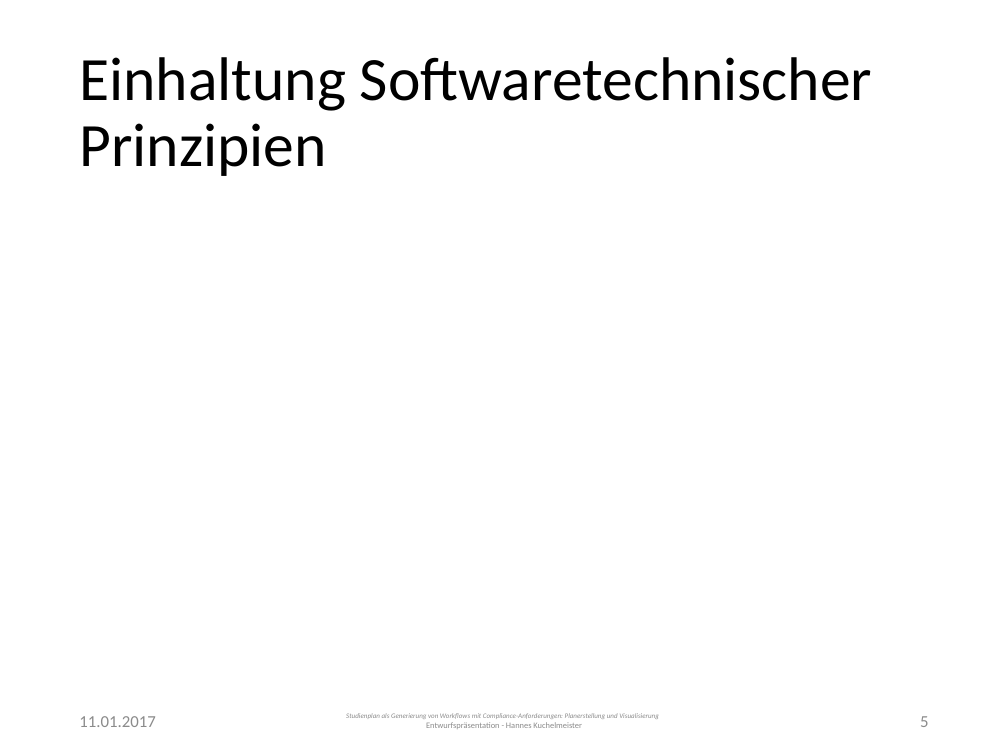
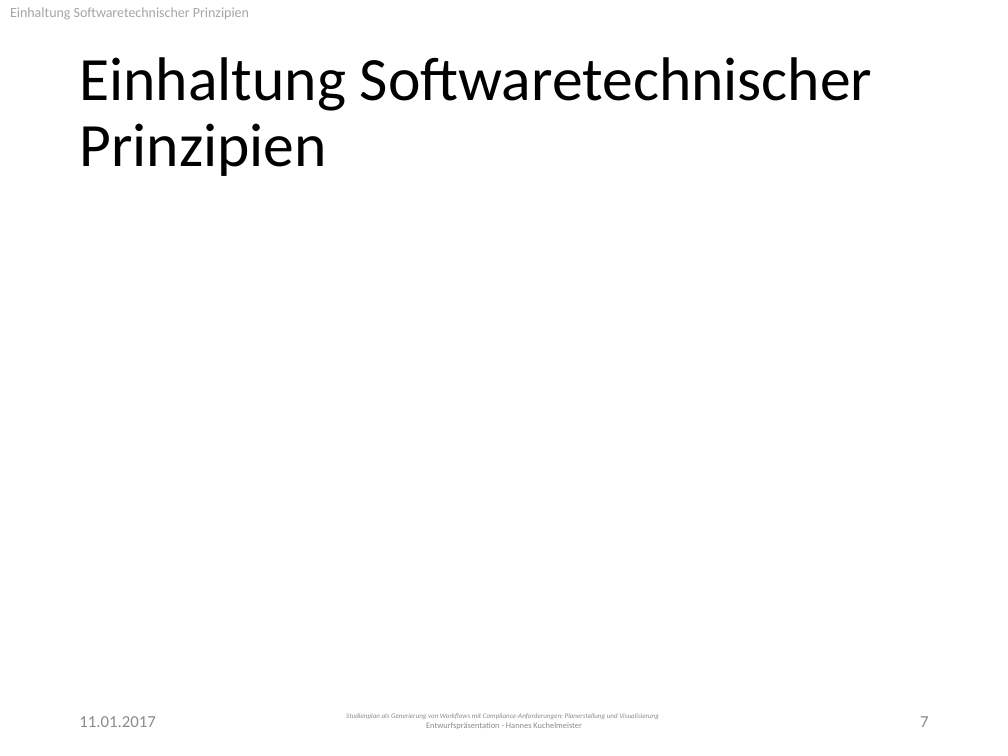
Before and after one commit to PSE-WS1617-IPD-Workflow/PSE_WS1617_IPD_Boehm_Studienplan, a slide deck: slide 7 of Entwurf/Presentation.pptx (slide 5 before the commit). Drawn at 1008x756 pixels with LibreOffice and Linux fonts; fonts in the diff are those of the drawing. Boxes give left, top, right and bottom in pixels: in the first picture for what was removed or moved away, otherwise in the second. Text is boxed around its words. In the diff, an @@ line names an element or a change of style, - is before the commit and + after.

```diff
--- a/Entwurf/Presentation.pptx
+++ b/Entwurf/Presentation.pptx
@@ text added at (10, 7, 249, 19), 10 pt, text #A6A6A6 @@
+Einhaltung Softwaretechnischer Prinzipien
@@ page number at (920, 716, 928, 727): text changed @@
-5
+7
```
Also in this commit, not shown: 10 other slides changed, 5 slides added.
